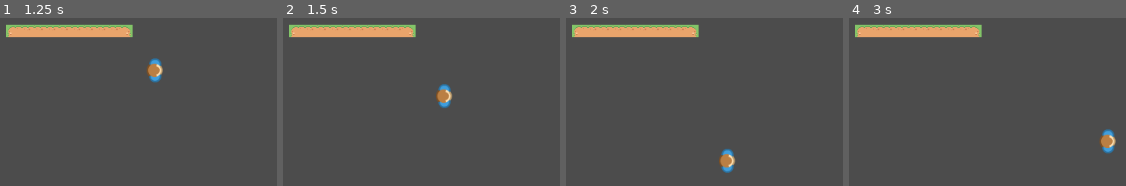
Above: before the commit, frames 1-4 (left to right).
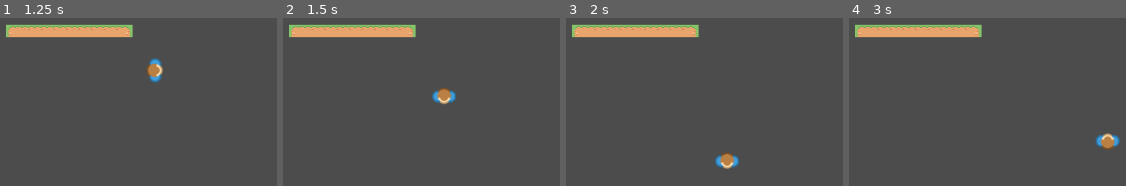
Above: after the commit, the same moments.

Repository: carlosManoelWendorff1/PACIII20231-Group4
Game: Godot game, scene res://Cenas/Cena mapa.tscn
Two runs of this game, one before a commit and one after it. Both use one fixed random seed, a clock stepped at 60 frames per second and the inputs below.
Inputs:
- Up to frame 1 (1.25 s): tap Enter at 0.5 s; hold Right (ui_right) from 0.53 s (still down)
- Up to frame 2 (1.5 s): release Right (ui_right) at 1.28 s; hold Down (ui_down) from 1.28 s (still down)
- Up to frame 3 (2 s): keep holding Down (ui_down)
- Up to frame 4 (3 s): release Down (ui_down) at 2.03 s; hold Right (ui_right) 2.03-2.78 s; hold Up (ui_up) from 2.78 s (still down)

Frame 1 is identical in both runs. In frame 2, 0.6% of the frame differs, in the area x 53-63%, y 39-54%; in frame 3, 0.6%; in frame 4, 0.6%.

Commit message:
Player rotation added depending on the direction input

Diff:
--- a/Player/Player.gd
+++ b/Player/Player.gd
@@ -7,12 +7,16 @@
 	motion = Vector2.ZERO
 	if Input.is_action_pressed("ui_right"):
 		motion += Vector2(1, 0)
+		set_rotation_degrees(0)
 	if Input.is_action_pressed("ui_down"):
 		motion += Vector2(0, 1)
+		set_rotation_degrees(90)
 	if Input.is_action_pressed("ui_left"):
 		motion += Vector2(-1, 0)
+		set_rotation_degrees(180)
 	if Input.is_action_pressed("ui_up"):
 		motion += Vector2(0, -1)
+		set_rotation_degrees(270)
 	motion = motion.normalized() * SPEED * delta
 	print(motion)
 	move_and_slide(motion)
